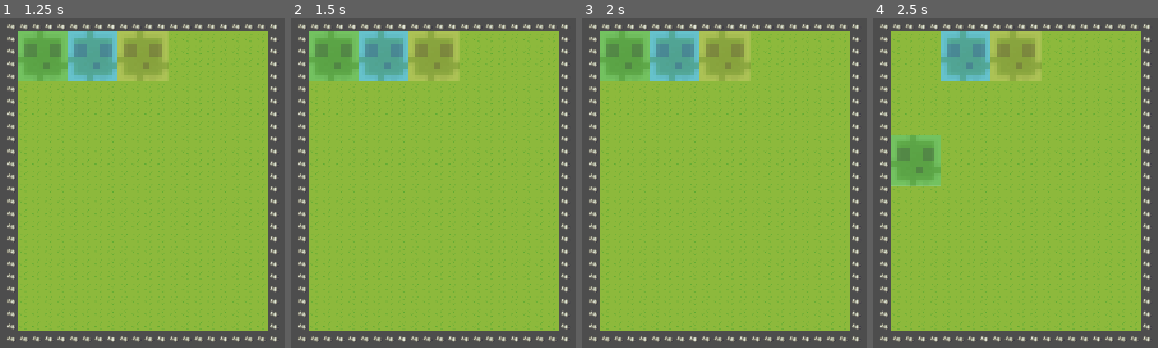
Above: before the commit, frames 1-4 (left to right).
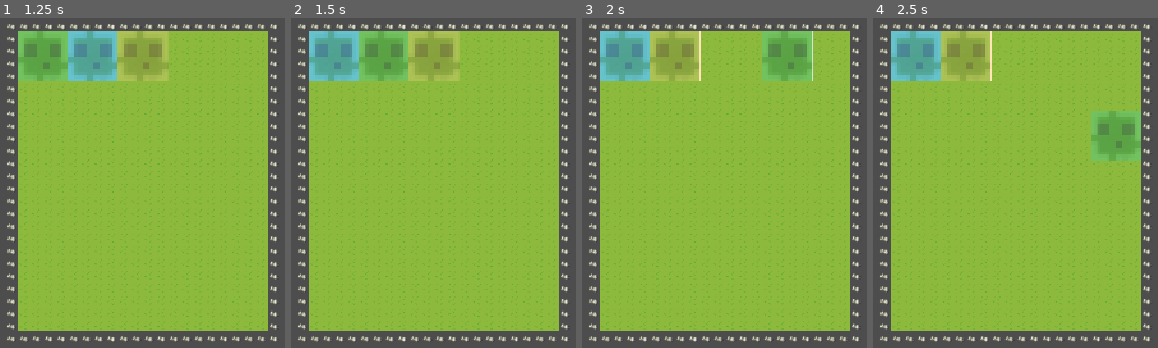
Above: after the commit, the same moments.

Repository: EliJ0y/Slime-Slider
Game: Godot game, scene res://Scenes/Levels/level_1.tscn
The game is run twice, just before and just after one commit, with the same random seed, the same clock (stepped at 60 frames per second) and the same inputs.
Inputs (mouse positions are in pixels of both pictures, inside the frame that each line leads up to):
- Up to frame 1 (1.25 s): click (42, 57) at 0.52 s
- Up to frame 2 (1.5 s): tap Enter at 1.25 s; move the mouse to (533, 130) at 1.27 s; hold D (right) from 1.28 s (still down); tap Alt at 1.35 s; click (533, 130) at 1.42 s
- Up to frame 3 (2 s): keep holding D (right)
- Up to frame 4 (2.5 s): move the mouse to (927, 209) at 2.02 s; release D (right) at 2.03 s; hold S (down) from 2.03 s (still down); tap Shift at 2.1 s

Frame 1 is identical in both runs. In frame 2, 5.3% of the frame differs, in the area x 6-42%, y 3-20%; in frame 3, 9.3%; in frame 4, 12%, in the area x 6-95%, y 3-51%.

Commit message:
slimes now swap positions!

Diff:
--- a/slime-slider/Scripts/slime.gd
+++ b/slime-slider/Scripts/slime.gd
@@ -34,14 +34,28 @@
 		move_one_tile(direction)
 
 func move_one_tile(direction: Vector2i):
+	#e.g. Vector2i.UP is (0, -1) so this will be (0, -64) and only moves in the one direction i want
 	var offset = Vector2(direction * tile_size)
+	var collision = KinematicCollision2D.new()
+
 	#checks for collisions by taking object's position and how far it will move
-	if test_move(global_transform, offset):
-		return
+	if test_move(global_transform, offset, collision):
+		var collided_object = collision.get_collider()
+		if collided_object is CharacterBody2D:
+			#move other slime first so controlled slime's global position hasnt updated yet
+			collided_object.move_animation(global_position)
+			#then move the controlled slime like normal
+			move_animation(global_position + offset)
+			return
+		else:
+			return
+	#if no collision, move controlled slime like normal
+	move_animation(global_position + offset)
 
+func move_animation(target_position: Vector2):
 	is_moving = true
 	var tween = create_tween()
-	tween.tween_property(self, "global_position", global_position + offset, move_time)
+	tween.tween_property(self, "global_position", target_position, move_time)
 	await tween.finished
 	is_moving = false
 
